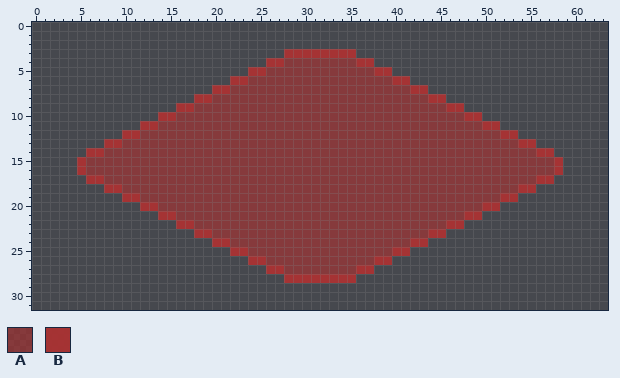
Pixel-art file: Assets/Sprites/Tiles/tile1.aseprite. That is the earlier state.
64x32 pixels, 1 frame.
Palette (. is transparent): A #ac3232a1  B #ac3232ee
New version:
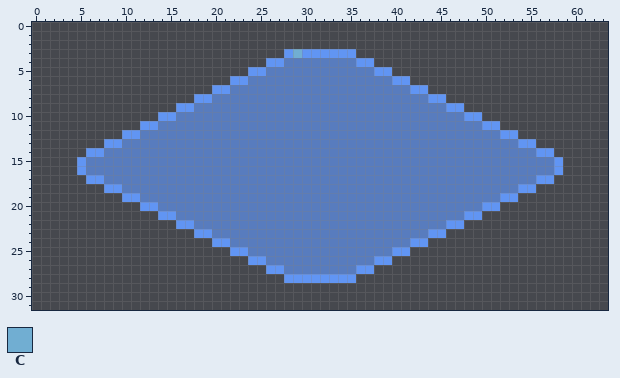
Colours new in this view: C #71aed2
The edit:
layer "highlight/blue_path" added
layer "highlight/red_selected" now hidden
colour A: #ac3232a1 -> #639bffa1
colour B: #ac3232ee -> #639bffee
y 3: x 29 B -> C
Boxes around the changes in both pictures, in picture pixels (x1, y1, x2, y2):
changed: (77, 49, 563, 283)
